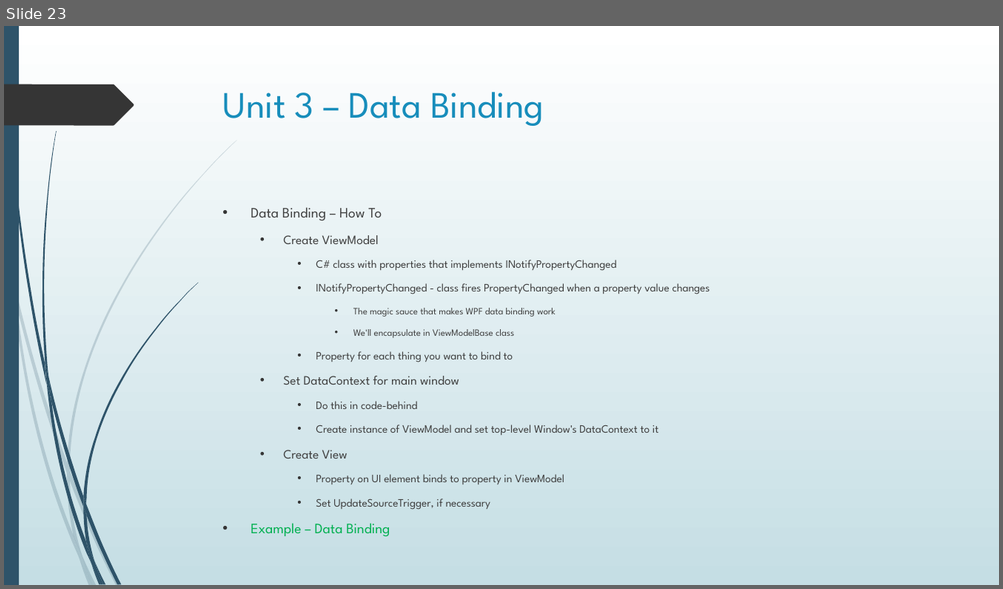
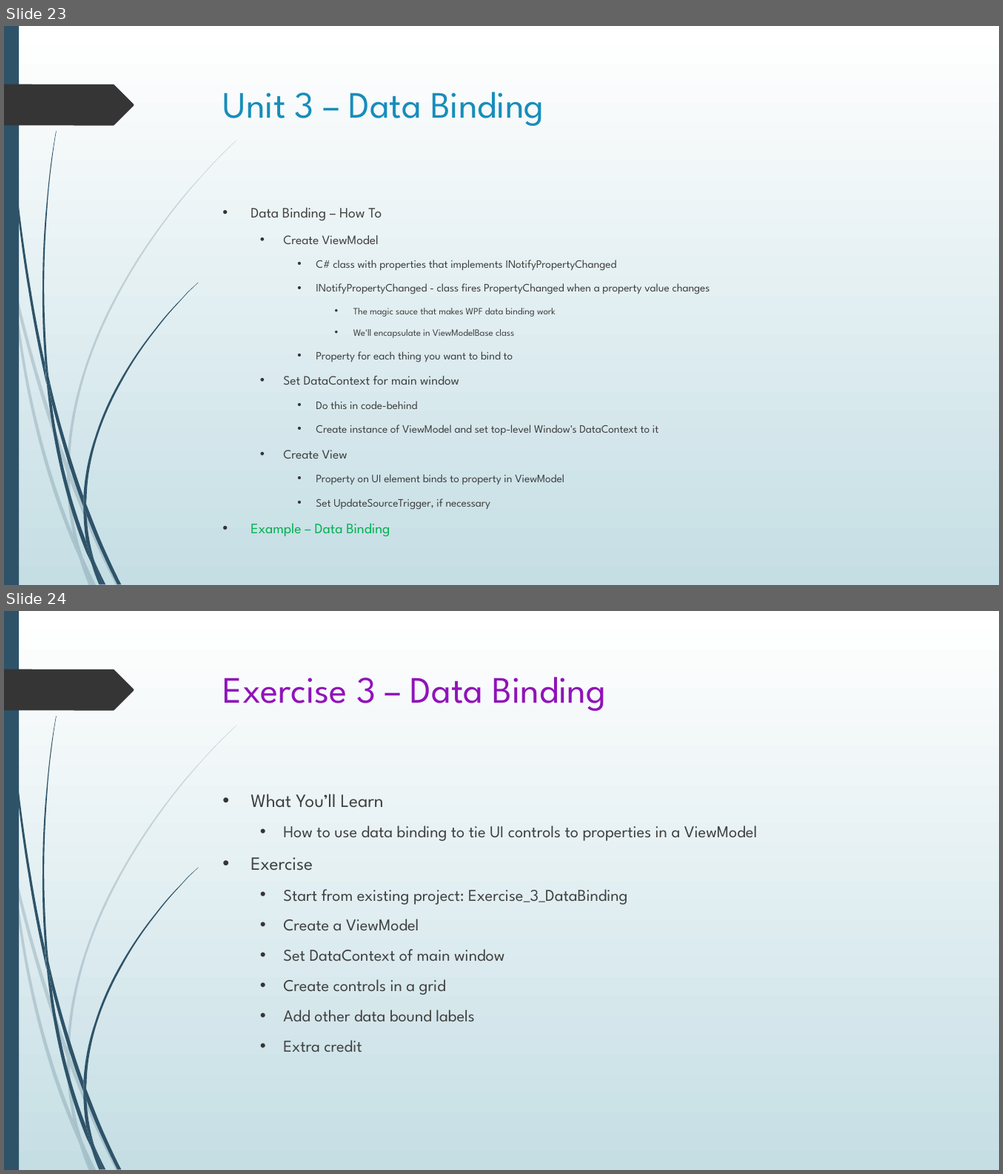
Before and after one commit to seanpsexton/wpf-workshop-solutions, a slide deck: WPF-Workshop-Sexton-Oct2023.pptx. Shown one above the other, each under a label of ours: slide 23 before the commit, slides 23 and 24 after it. The pictures are 1003x589 and 1003x1174 pixels, drawn with LibreOffice and Linux fonts; fonts in the diff are those of the drawing. Boxes give left, top, right and bottom in pixels: in the first picture for what was removed or moved away, otherwise in the second. Text is boxed around its words. In the diff, an @@ line names an element or a change of style, - is before the commit and + after.

```diff
--- a/WPF-Workshop-Sexton-Oct2023.pptx
+++ b/WPF-Workshop-Sexton-Oct2023.pptx
@@ slide 24 added at (4,611,999,1170), background gradient #FFFFFF to #C5DEE5; not listed: 24 template elements that a slide beside it also shows @@
@@ title added at (223,677,606,711), 36 pt, text #9013B9 @@
+Exercise 3 – Data Binding
@@ text added at (250,794,757,1052), 16 pt, text #404040 @@
+• What You’ll Learn
+  • How to use data binding to tie UI controls to properties in a ViewModel
+• Exercise
+  • Start from existing project: Exercise_3_DataBinding
+  • Create a ViewModel
+  • Set DataContext of main window
+  • Create controls in a grid
+  • Add other data bound labels
+  • Extra credit
```
Also in this commit, not shown: 5 other slides added.
